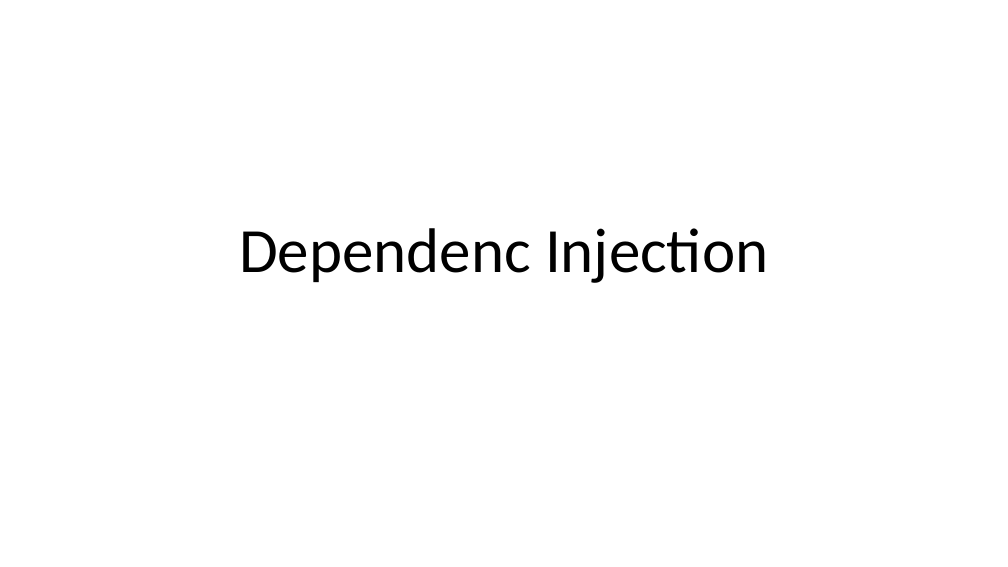
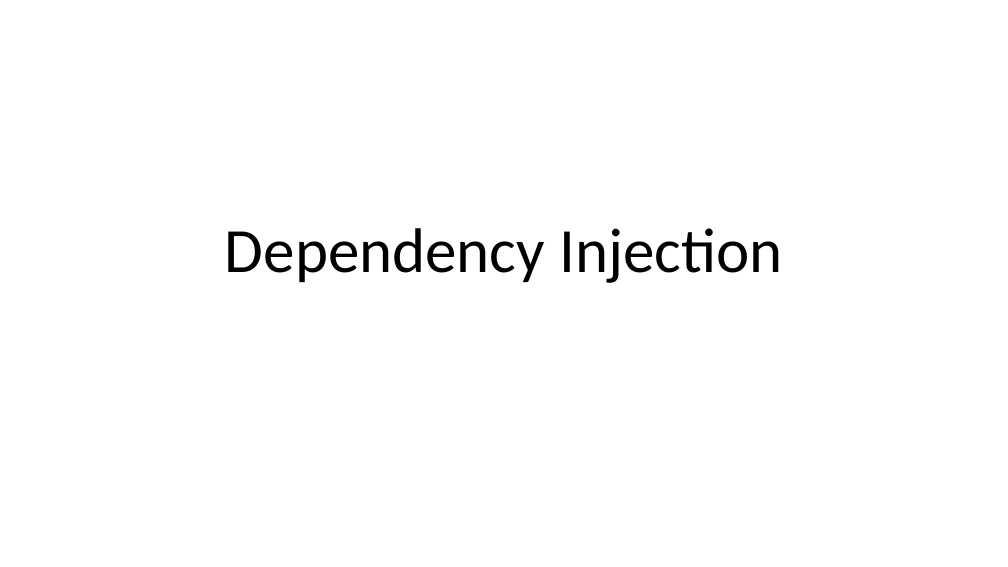
Before and after one commit to CarrieEBeaton/How_Session_Dotnet_Core_Web_Api, a slide deck: slide 1 of Session_1_Md/slides/DependenceInjection.pptx. Drawn at 1008x567 pixels with LibreOffice and Linux fonts; fonts in the diff are those of the drawing. Boxes give left, top, right and bottom in pixels: in the first picture for what was removed or moved away, otherwise in the second. Text is boxed around its words. In the diff, an @@ line names an element or a change of style, - is before the commit and + after.

```diff
--- a/Session_1_Md/slides/DependenceInjection.pptx
+++ b/Session_1_Md/slides/DependenceInjection.pptx
@@ title at <box>225,228,782,283</box>: text changed @@
-Dependenc Injection
+Dependency Injection
```
Also in this commit, not shown: 2 other files.
